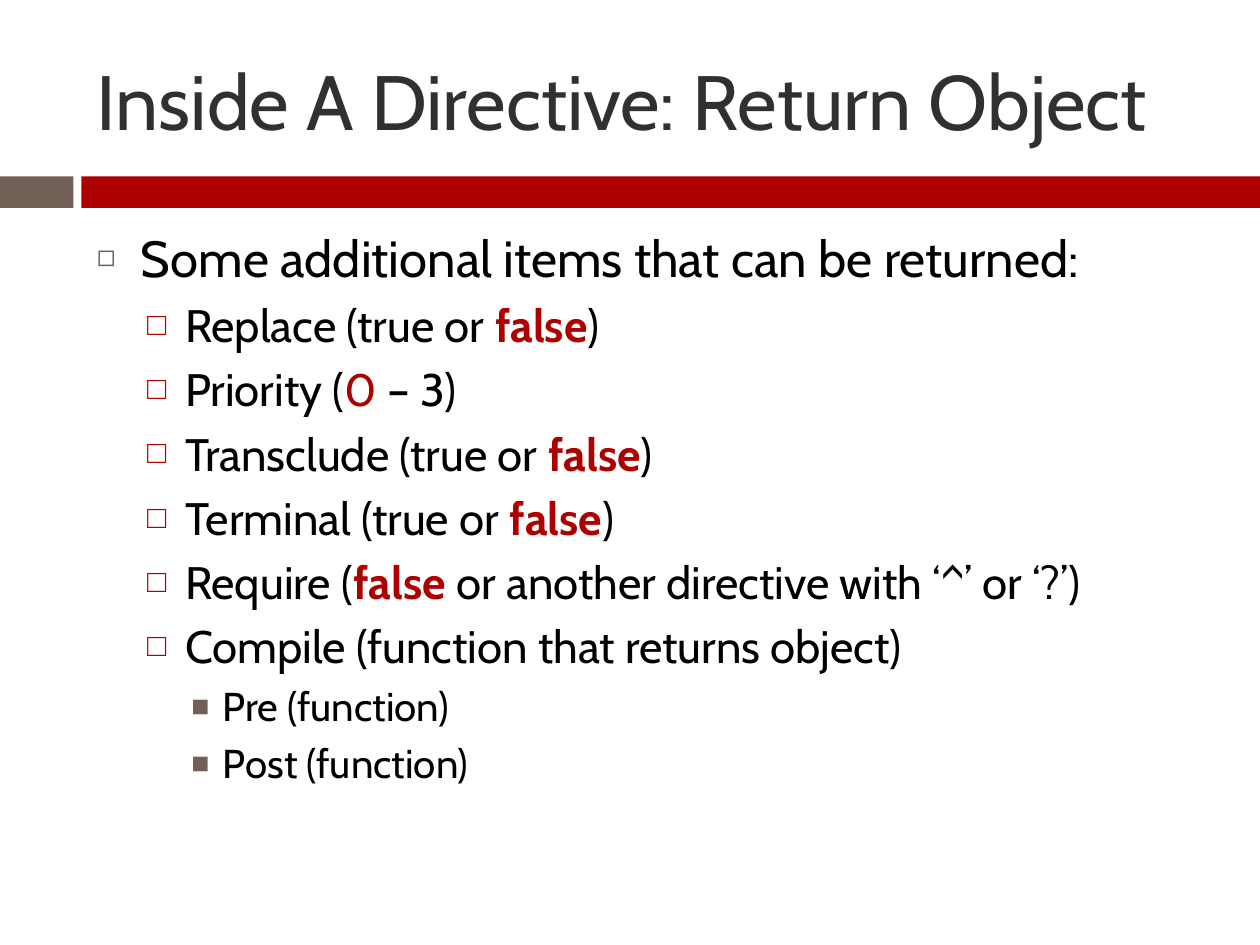
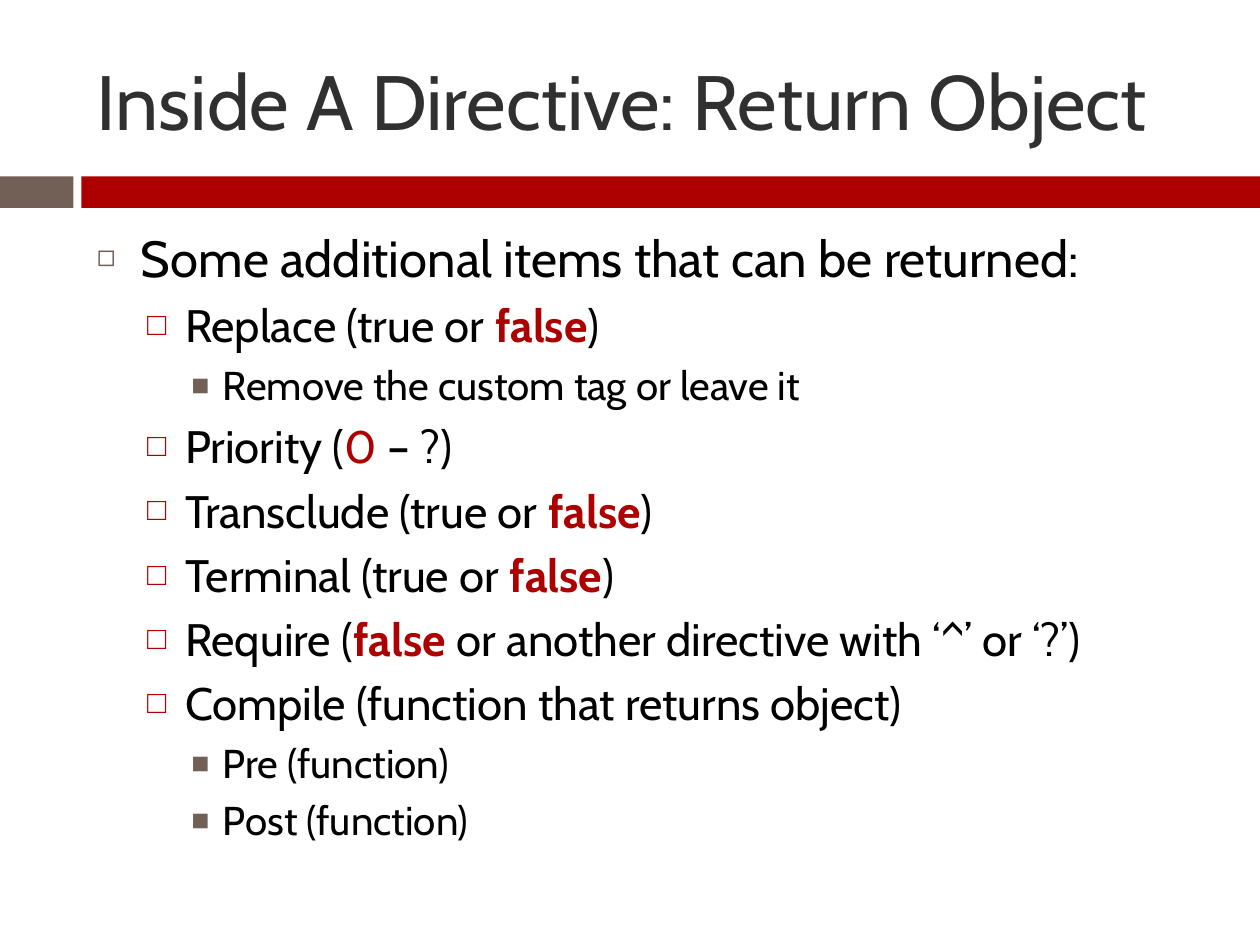
Before and after one commit to Zenitram-Oriaj/AngularJS_Directives, a slide deck: slide 10 of presentation/ajs_dir_presentation.pptx. Drawn at 1260x945 pixels with LibreOffice and Linux fonts; fonts in the diff are those of the drawing. Boxes give left, top, right and bottom in pixels: in the first picture for what was removed or moved away, otherwise in the second. Text is boxed around its words. In the diff, an @@ line names an element or a change of style, - is before the commit and + after.

```diff
--- a/presentation/ajs_dir_presentation.pptx
+++ b/presentation/ajs_dir_presentation.pptx
@@ text at (185, 369, 800, 474): text changed; size 26 to 23 pt @@
-  □ Priority (0 – 3)
+    ■ Remove the custom tag or leave it
+  □ Priority (0 – ?)
```
Also in this commit, not shown: 1 other slide changed, 1 slide added, 4 other files.
